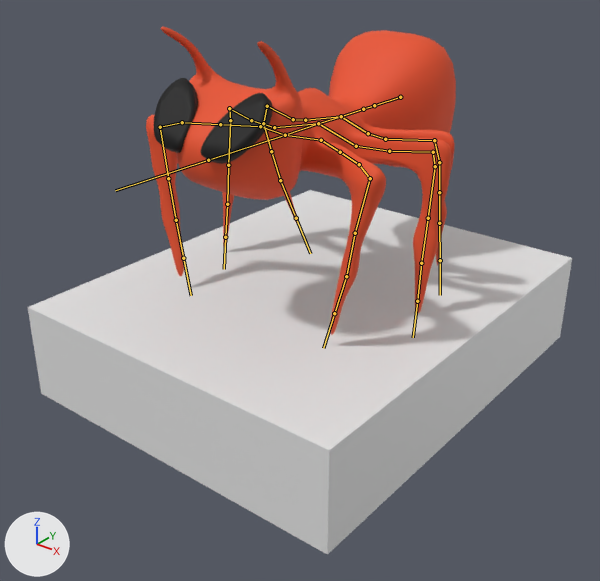
Before and after pictures for a commit that changed the FBX model crossAnt/Assets/Models/ant.fbx.
Rendered twice from a 50 mm lens placed at (9.58, -12.53, 4.09), pointed at (0.19, -0.8, -3.18). The axes (+X, +Y, +Z) are drawn at lower left. The lights are the same throughout. The bones that bend it are drawn over the model as lines.
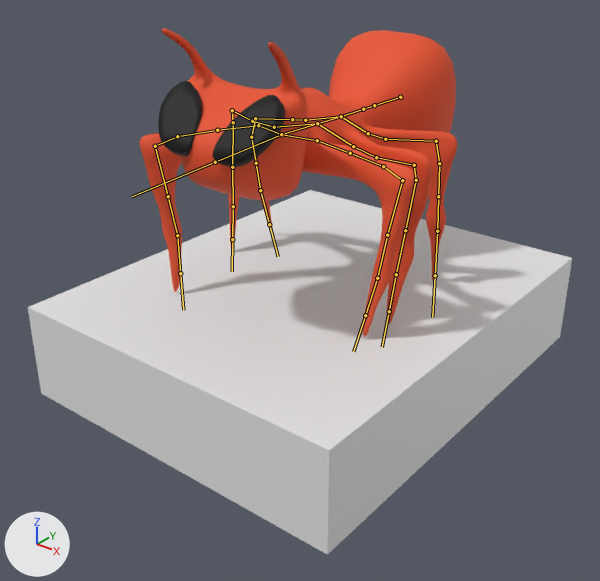
The newer file adds an action. The first version stands in its rest pose; the second is drawn at frame 12 of the action 'Armature|Jumping'.

Location of each change, (x1, y1, x2, y2) in pixels of the pictures (600 x 581 px):
'Cube', posed
    before: (146, 27, 456, 335)
    after: (140, 29, 457, 337)
'Cube.001', posed (7% wider)
    before: (154, 78, 273, 164)
    after: (158, 81, 285, 167)
bone 'Bone.003', root to tip
    before: (341, 116) to (318, 123)
    after: (341, 116) to (317, 123)
bone 'Bone.005', root to tip
    before: (285, 135) to (208, 160)
    after: (281, 134) to (215, 162)
bone 'Bone.004_L.001', root to tip
    before: (260, 126) to (220, 124)
    after: (258, 125) to (217, 130)
bone 'Bone.004_L.002', root to tip
    before: (220, 124) to (182, 122)
    after: (217, 130) to (177, 136)
bone 'Bone.004_L.004', root to tip
    before: (160, 127) to (168, 178)
    after: (155, 146) to (168, 196)
bone 'Bone.004_L.006', root to tip
    before: (176, 220) to (183, 258)
    after: (177, 235) to (180, 273)
bone 'Bone.004_R.001', root to tip
    before: (321, 140) to (340, 152)
    after: (317, 140) to (350, 153)
bone 'Bone.004_R.004', root to tip
    before: (370, 178) to (355, 233)
    after: (402, 180) to (387, 235)
bone 'Bone.003_L.001', root to tip
    before: (274, 127) to (251, 120)
    after: (274, 127) to (252, 121)
bone 'Bone.003_R.001', root to tip
    before: (356, 146) to (389, 151)
    after: (353, 146) to (376, 157)
bone 'Bone.003_R.002', root to tip
    before: (389, 151) to (433, 152)
    after: (376, 157) to (414, 165)
bone 'Bone.002_L.002', root to tip
    before: (293, 119) to (267, 106)
    after: (292, 119) to (255, 118)
bone 'Bone.002_L.003', root to tip
    before: (267, 106) to (263, 123)
    after: (255, 118) to (251, 137)
bone 'Bone.002_L.004', root to tip
    before: (263, 123) to (271, 151)
    after: (251, 137) to (256, 163)
bone 'Bone.002_R.002', root to tip
    before: (385, 139) to (434, 140)
    after: (385, 139) to (436, 141)
bone 'Bone.002_R.003', root to tip
    before: (434, 140) to (439, 162)
    after: (436, 141) to (439, 163)
bone 'Bone.002_R.004', root to tip
    before: (439, 162) to (439, 192)
    after: (439, 163) to (438, 196)

What the commit changed:
Bone 'Bone.003' (bone_bone_003) turns from (0, 0, 0) to (0, 0, 2) degrees about its own x, y and z.
Bone 'Bone.005' (bone_bone_005) turns from (0, 0, 0) to (0, 0, -8) degrees about its own x, y and z.
Bone 'Bone.004_L.001' (bone_bone_004_l_001) turns from (0, 0, 0) to (-22, -4, -3) degrees about its own x, y and z.
Bone 'Bone.004_L.002' (bone_bone_004_l_002) turns from (0, 0, 0) to (0, 4, -3) degrees about its own x, y and z.
Bone 'Bone.004_L.004' (bone_bone_004_l_004) turns from (0, 0, 0) to (4, 0, 9) degrees about its own x, y and z.
Bone 'Bone.004_L.006' (bone_bone_004_l_006) turns from (0, 0, 0) to (-9, -3, 9) degrees about its own x, y and z.
Bone 'Bone.004_R.001' (bone_bone_004_r_001) turns from (0, 0, 0) to (25, 1, 6) degrees about its own x, y and z.
Bone 'Bone.004_R.004' (bone_bone_004_r_004) turns from (0, 0, 0) to (-4, 4, -4) degrees about its own x, y and z.
Bone 'Bone.003_L.001' (bone_bone_003_l_001) turns from (0, 0, 0) to (0, -1, -3) degrees about its own x, y and z.
Bone 'Bone.003_R.001' (bone_bone_003_r_001) turns from (0, 0, 0) to (-22, 1, 4) degrees about its own x, y and z.
Bone 'Bone.003_R.002' (bone_bone_003_r_002) turns from (0, 0, 0) to (8, 0, 0) degrees about its own x, y and z.
Bone 'Bone.002_L.002' (bone_bone_002_l_002) turns from (0, 0, 0) to (-20, -3, -12) degrees about its own x, y and z.
Bone 'Bone.002_L.003' (bone_bone_002_l_003) turns from (0, 0, 0) to (6, -1, 7) degrees about its own x, y and z.
Bone 'Bone.002_L.004' (bone_bone_002_l_004) turns from (0, 0, 0) to (3, -1, 7) degrees about its own x, y and z.
Bone 'Bone.002_R.002' (bone_bone_002_r_002) turns from (0, 0, 0) to (20, 3, 8) degrees about its own x, y and z.
Bone 'Bone.002_R.003' (bone_bone_002_r_003) turns from (0, 0, 0) to (-8, -3, -9) degrees about its own x, y and z.
Bone 'Bone.002_R.004' (bone_bone_002_r_004) turns from (0, 0, 0) to (-2, 0, -10) degrees about its own x, y and z.
